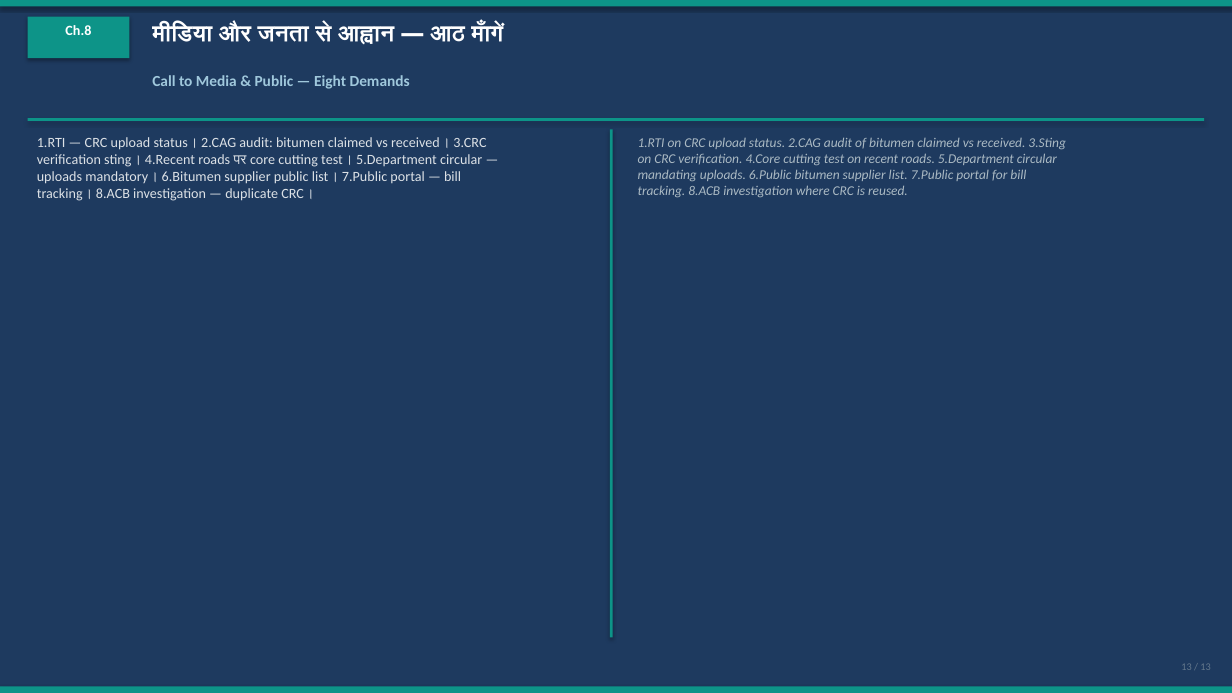
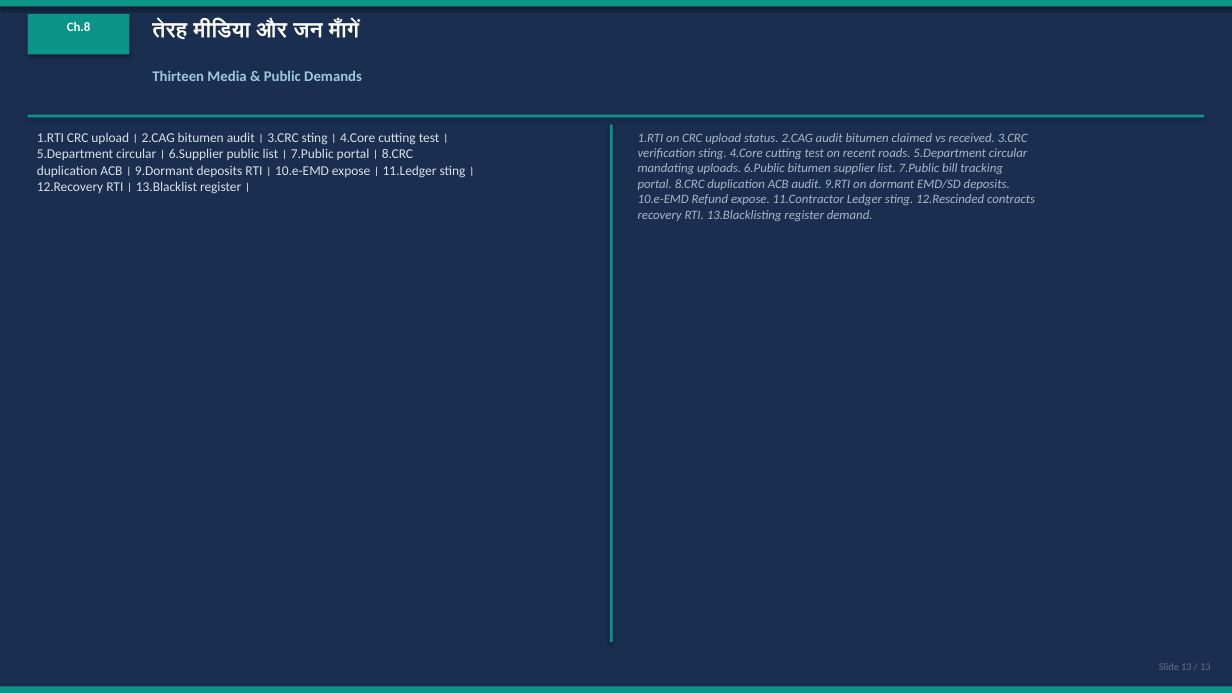
Before and after one commit to CRAJKUMARSINGH/News-Article-Elaborator, a slide deck: slide 13 of artifacts/rajasthan-ifms-crisis/PWD-eMB-Corruption-Investigation.pptx. Drawn at 1232x693 pixels with LibreOffice and Linux fonts; fonts in the diff are those of the drawing. Boxes give left, top, right and bottom in pixels: in the first picture for what was removed or moved away, otherwise in the second. Text is boxed around its words. In the diff, an @@ line names an element or a change of style, - is before the commit and + after.

```diff
--- a/artifacts/rajasthan-ifms-crisis/PWD-eMB-Corruption-Investigation.pptx
+++ b/artifacts/rajasthan-ifms-crisis/PWD-eMB-Corruption-Investigation.pptx
@@ background #1E3A5F to #1A2E50 @@
@@ text "Ch.8" at [67, 22, 91, 31]: size 11 to 10 pt @@
@@ text at [152, 20, 361, 39]: text changed; size 18 to 17 pt @@
-मीडिया और जनता से आह्वान — आठ माँगें
+तेरह मीडिया और जन माँगें
@@ text at [152, 70, 362, 81]: text changed; size 12 to 11.5 pt @@
-Call to Media & Public — Eight Demands
+Thirteen Media & Public Demands
@@ rectangle: place and size @@
-rectangle at [28, 118, 1204, 121]
+rectangle at [28, 115, 1204, 117]
@@ text at [37, 132, 475, 194]: text changed; size 11 to 10.5 pt; text colour #DCE1E6 to #DAE0E6 @@
-1.RTI — CRC upload status। 2.CAG audit: bitumen claimed vs received। 3.CRC
-verification sting। 4.Recent roads पर core cutting test। 5.Department circular —
-uploads mandatory। 6.Bitumen supplier public list। 7.Public portal — bill
-tracking। 8.ACB investigation — duplicate CRC।
+1.RTI CRC upload। 2.CAG bitumen audit। 3.CRC sting। 4.Core cutting test।
+5.Department circular। 6.Supplier public list। 7.Public portal। 8.CRC
+duplication ACB। 9.Dormant deposits RTI। 10.e-EMD expose। 11.Ledger sting।
+12.Recovery RTI। 13.Blacklist register।
@@ rectangle: place and size @@
-rectangle at [610, 129, 613, 638]
+rectangle at [610, 125, 613, 642]
@@ text at [638, 133, 1035, 221]: text changed; size 10.5 to 10 pt; text colour #AAB9C3 to #A8B9C3 @@
-1.RTI on CRC upload status. 2.CAG audit of bitumen claimed vs received. 3.Sting
-on CRC verification. 4.Core cutting test on recent roads. 5.Department circular
-mandating uploads. 6.Public bitumen supplier list. 7.Public portal for bill
-tracking. 8.ACB investigation where CRC is reused.
+1.RTI on CRC upload status. 2.CAG audit bitumen claimed vs received. 3.CRC
+verification sting. 4.Core cutting test on recent roads. 5.Department circular
+mandating uploads. 6.Public bitumen supplier list. 7.Public bill tracking
+portal. 8.CRC duplication ACB audit. 9.RTI on dormant EMD/SD deposits.
+10.e-EMD Refund expose. 11.Contractor Ledger sting. 12.Rescinded contracts
+recovery RTI. 13.Blacklisting register demand.
@@ text at [1159, 663, 1210, 670]: text changed; text colour #64788C to #647382 @@
-13 / 13
+Slide 13 / 13
```
Also in this commit, not shown: 13 other slides changed, 6 other files.
